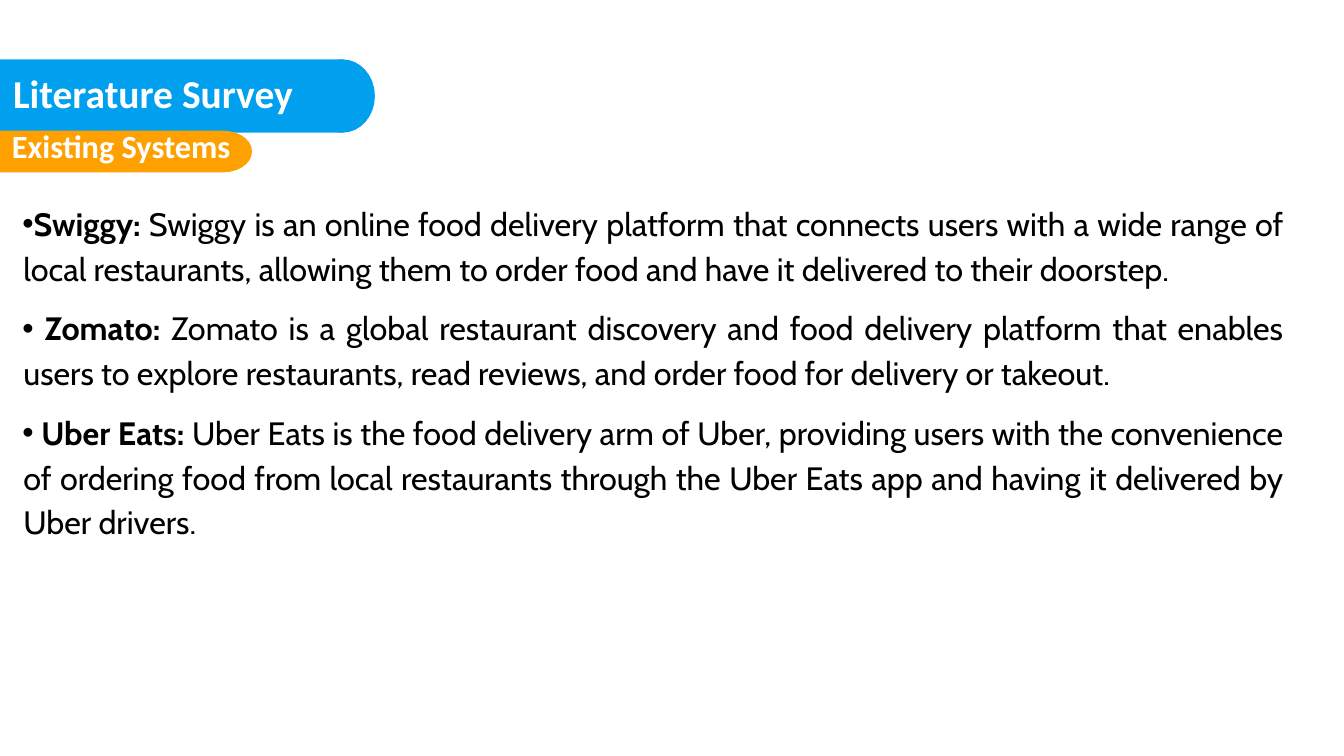
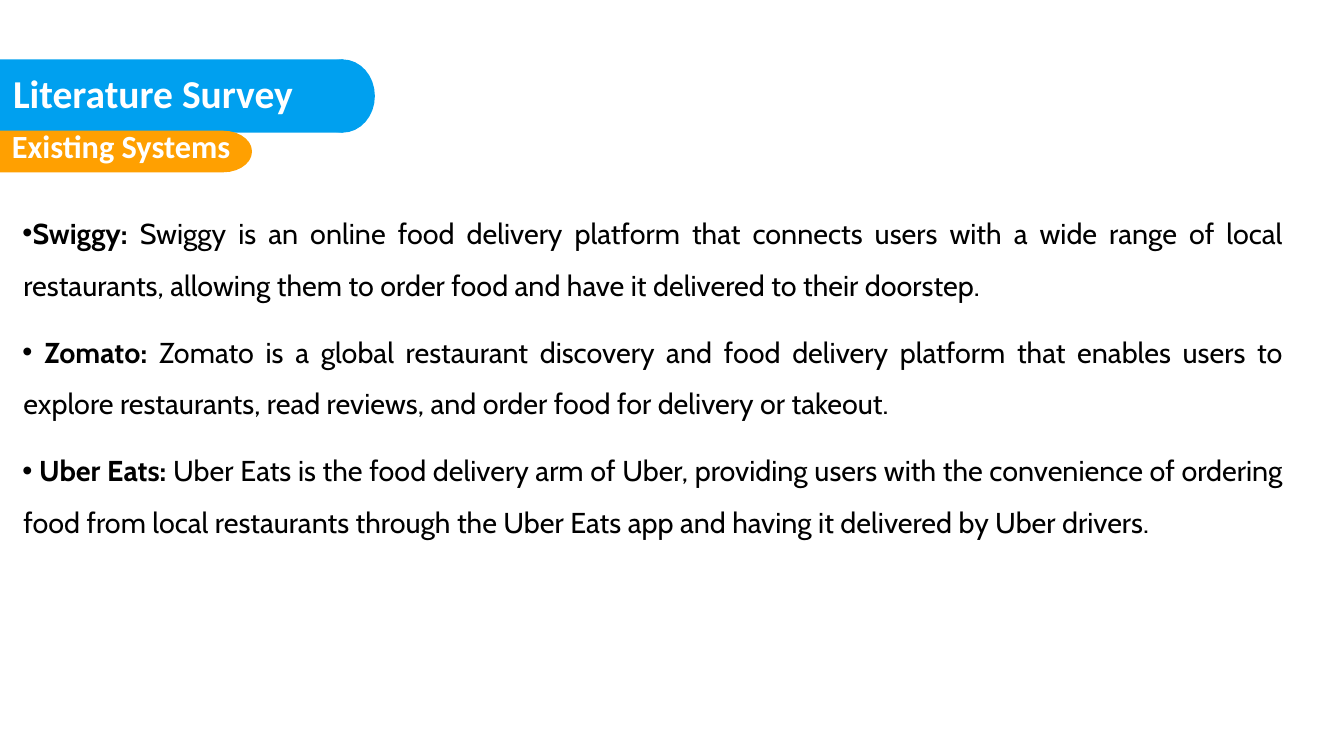
Before and after one commit to nisarggandhi21/Taste-of-Home, a slide deck: slide 13 of Taste-of-Home.pptx (slide 12 before the commit). Drawn at 1344x756 pixels with LibreOffice and Linux fonts; fonts in the diff are those of the drawing; background and template pictures are left out. Boxes give left, top, right and bottom in pixels: in the first picture for what was removed or moved away, otherwise in the second. Text is boxed around its words. In the diff, an @@ line names an element or a change of style, - is before the commit and + after.

```diff
--- a/Taste-of-Home.pptx
+++ b/Taste-of-Home.pptx
@@ text "Swiggy: Swiggy is an online ..." at [23,222,1283,540]: size 36 to 32 pt; line spacing 1.15 to 1.5 @@
```
Also in this commit, not shown: 14 other slides changed, 3 slides added, 1 slide removed, 20 other files.
